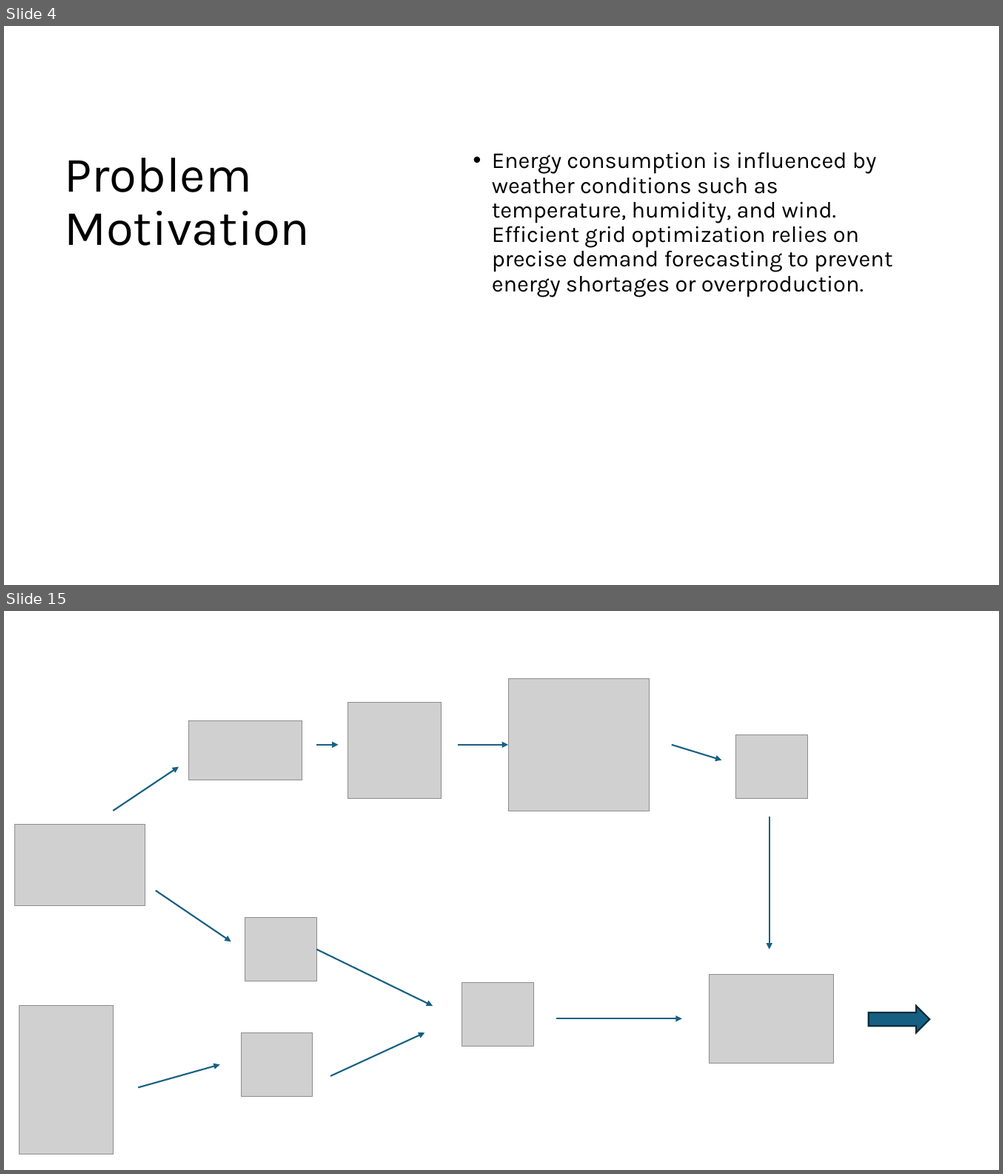
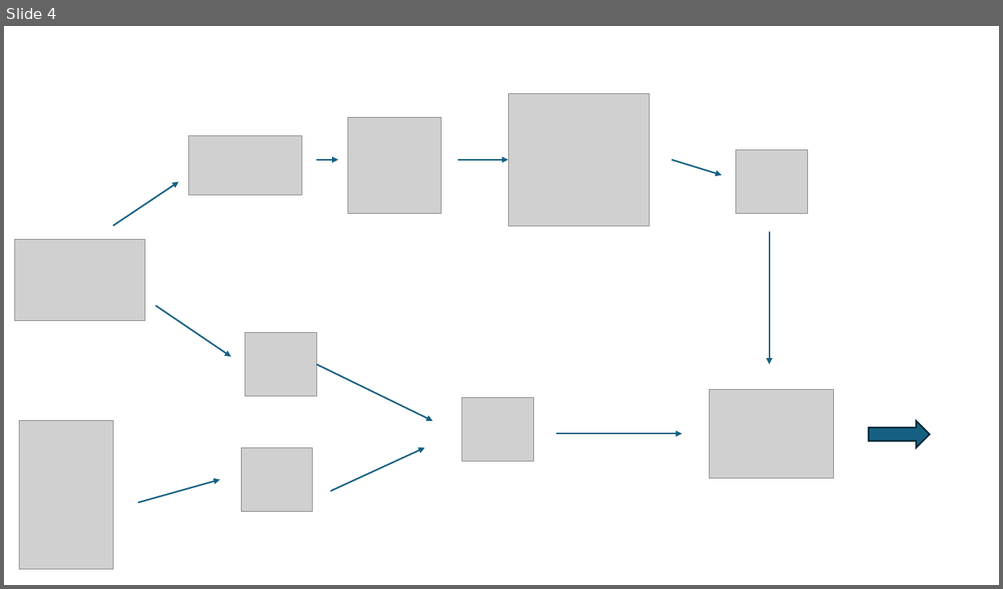
Before and after one commit to cksinghnet/Weather-Based-Grid-Optimization, a slide deck: DataEnggFinalProjectPPT.pptx. Shown one above the other, each under a label of ours: slides 4 and 15 before the commit, slide 4 after it; the slides between them are not shown. The pictures are 1003x1174 and 1003x589 pixels, drawn with LibreOffice and Linux fonts; fonts in the diff are those of the drawing; grey boxes stand for pictures. Boxes give left, top, right and bottom in pixels: in the first picture for what was removed or moved away, otherwise in the second. Text is boxed around its words. In the diff, an @@ line names an element or a change of style, - is before the commit and + after.

```diff
--- a/DataEnggFinalProjectPPT.pptx
+++ b/DataEnggFinalProjectPPT.pptx
@@ slide 4 removed at [4,26,999,585], background #FFFFFF @@
@@ title removed at [64,158,310,246] @@
-Problem Motivation
@@ text removed at [492,152,892,297] @@
-• Energy consumption is influenced by weather conditions such as temperature, humidity, and wind. Efficient grid optimization relies on precise demand forecasting to prevent energy shortages or overproduction.
@@ what was slide 15 is now slide 4 @@
```
Also in this commit, not shown: 7 slides changed, 5 slides added, 11 other slides removed.
